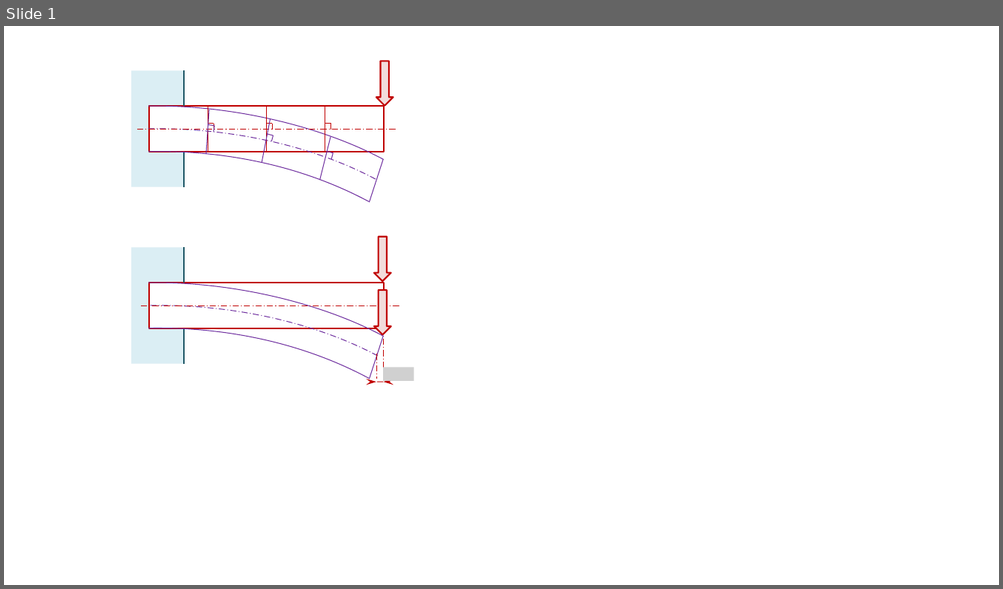
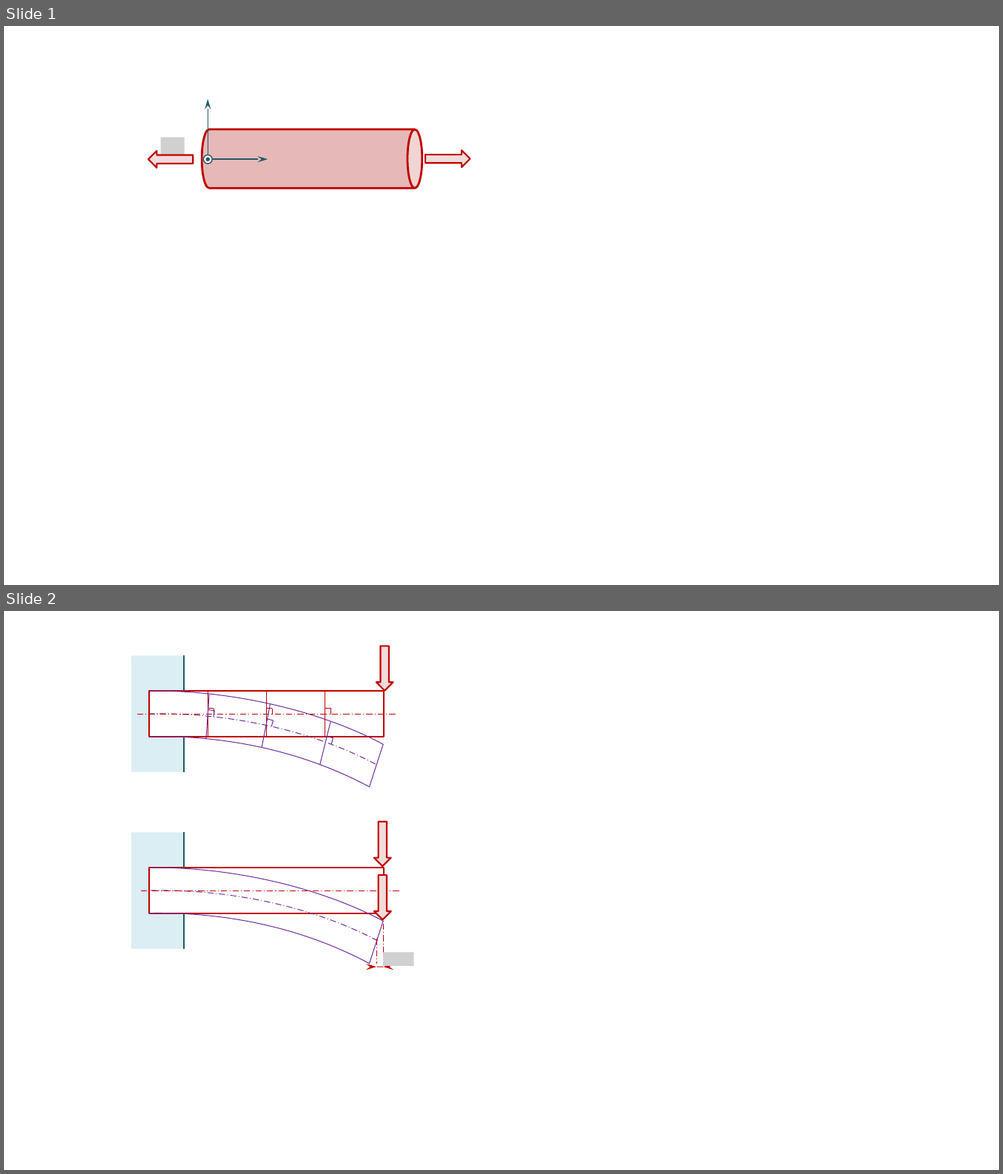
Before and after one commit to xpessoles/08_Etude_Deformation_Produits_Analyser_Modeliser_Resoudre, a slide deck: 02_TractionCompression/Fiche/images/Figures.pptx. Shown one above the other, each under a label of ours: slide 1 before the commit, slides 1 and 2 after it. The pictures are 1003x589 and 1003x1174 pixels, drawn with LibreOffice and Linux fonts; fonts in the diff are those of the drawing; grey boxes stand for pictures; background and template pictures are left out. Boxes give left, top, right and bottom in pixels: in the first picture for what was removed or moved away, otherwise in the second. Text is boxed around its words. In the diff, an @@ line names an element or a change of style, - is before the commit and + after.

```diff
--- a/02_TractionCompression/Fiche/images/Figures.pptx
+++ b/02_TractionCompression/Fiche/images/Figures.pptx
@@ slide 1 added at [4, 26, 999, 585], background #FFFFFF @@
@@ cylinder added at [202, 129, 422, 188], fill #E6B9B8, outline #C00000 2 pt @@
@@ down arrow added at [148, 151, 193, 168], fill #F2DCDB, outline #C00000 1.5 pt @@
@@ picture added at [161, 137, 185, 156] @@
@@ group added at [203, 99, 267, 164]: 2 arrows, 2 ellipses @@
@@ down arrow added at [425, 150, 470, 167], fill #F2DCDB, outline #C00000 1.5 pt @@
@@ what was slide 1 is now slide 2 @@
```
Also in this commit, not shown: 14 other files.
